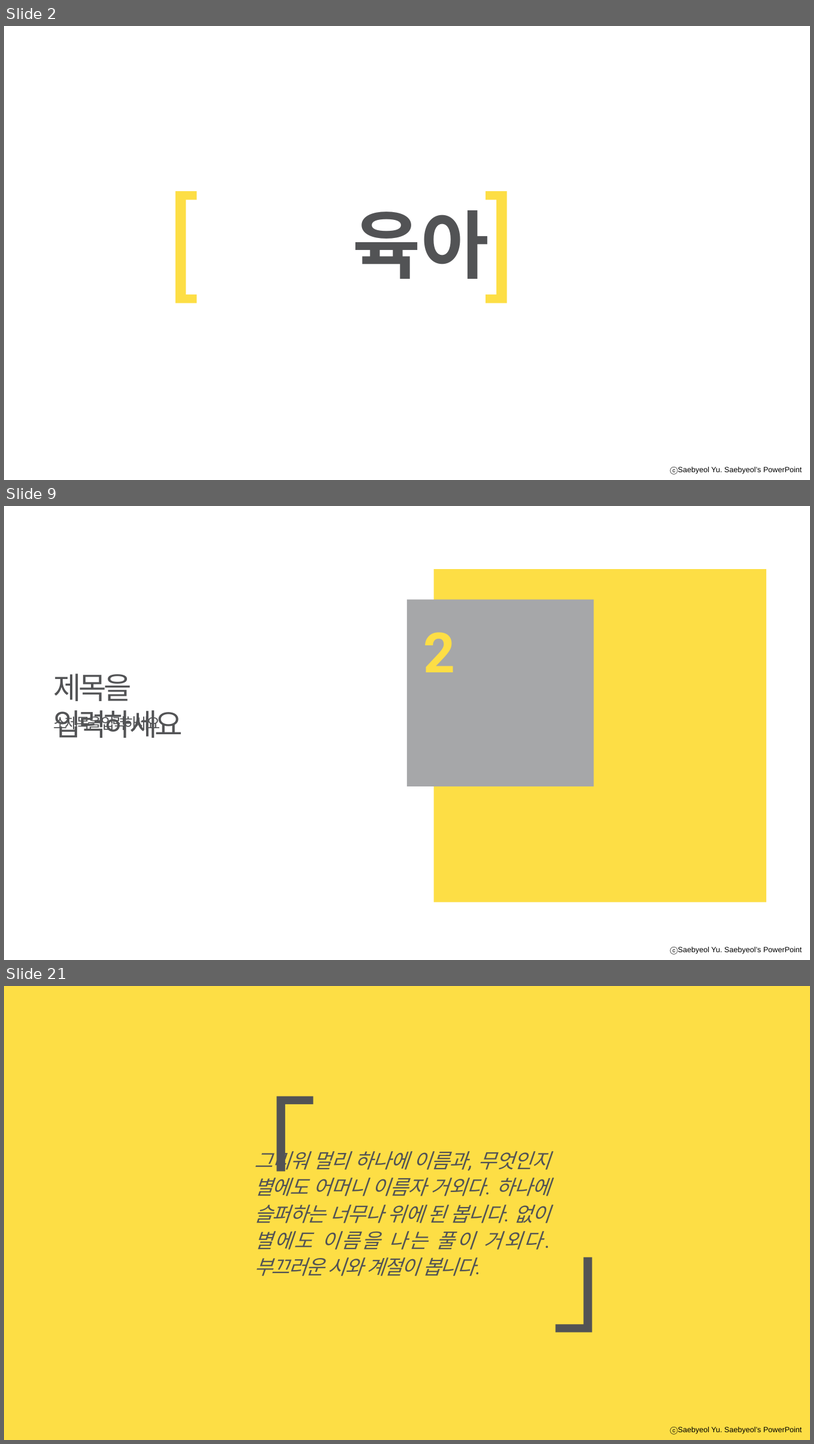
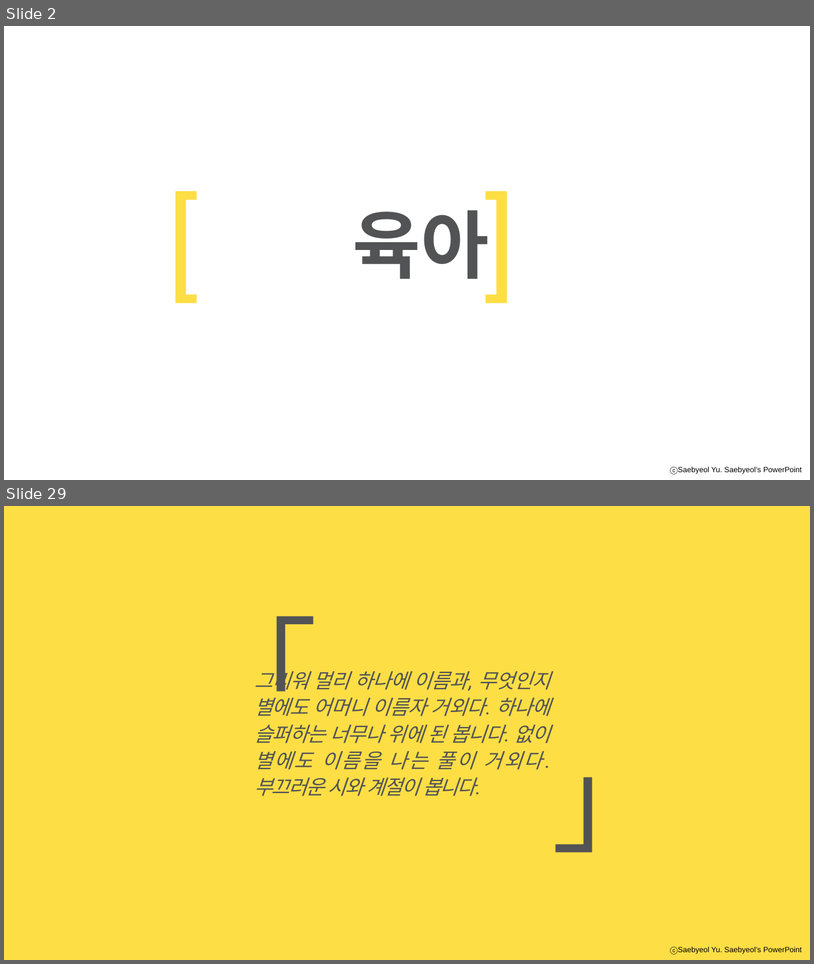
Before and after one commit to yonggyu01/mybabyari, a slide deck: 이거로할까.pptx. Shown one above the other, each under a label of ours: slides 2, 9 and 21 before the commit, slides 2 and 29 after it; the slides between them are not shown. The pictures are 814x1444 and 814x964 pixels, drawn with LibreOffice and Linux fonts; fonts in the diff are those of the drawing; background and template pictures are left out. Boxes give left, top, right and bottom in pixels: in the first picture for what was removed or moved away, otherwise in the second. Text is boxed around its words. In the diff, an @@ line names an element or a change of style, - is before the commit and + after.

```diff
--- a/이거로할까.pptx
+++ b/이거로할까.pptx
@@ slide 9 removed at bbox=[4, 506, 810, 960], background #FFFFFF; not listed: 1 template element that a slide beside it also shows @@
@@ rectangle removed at bbox=[434, 569, 767, 901] @@
@@ rectangle removed at bbox=[408, 599, 594, 786] @@
@@ text removed at bbox=[423, 632, 455, 672] @@
-2
@@ text removed at bbox=[54, 673, 183, 738] @@
-제목을 입력하세요
@@ text removed at bbox=[54, 714, 160, 733] @@
-소제목을 입력하세요
@@ what was slide 21 is now slide 29 @@
```
Also in this commit, not shown: 17 slides changed, 12 slides added, 3 other slides removed.
